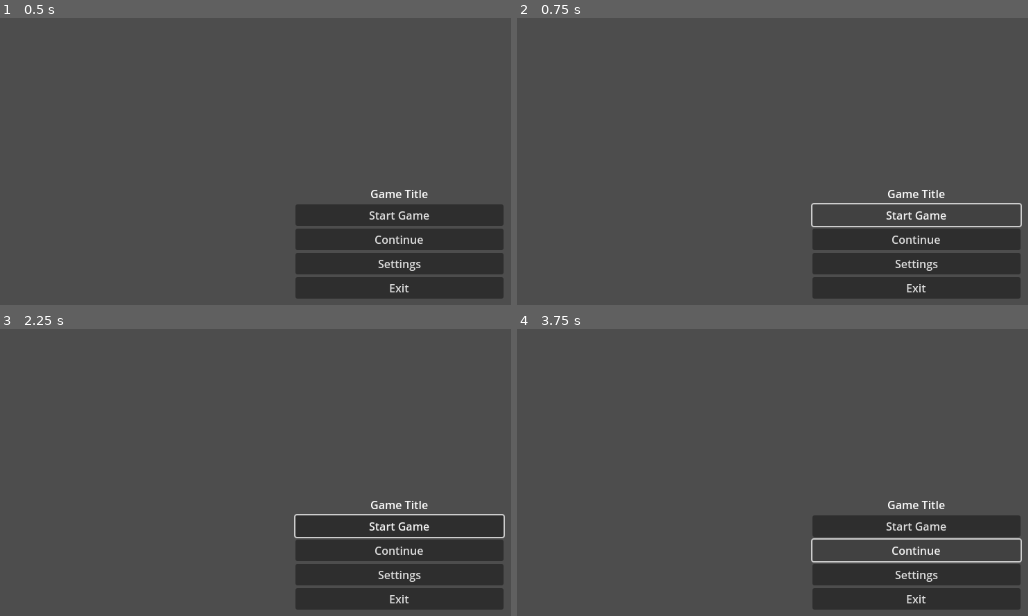
Above: before the commit, frames 1-4 (two rows, left to right).
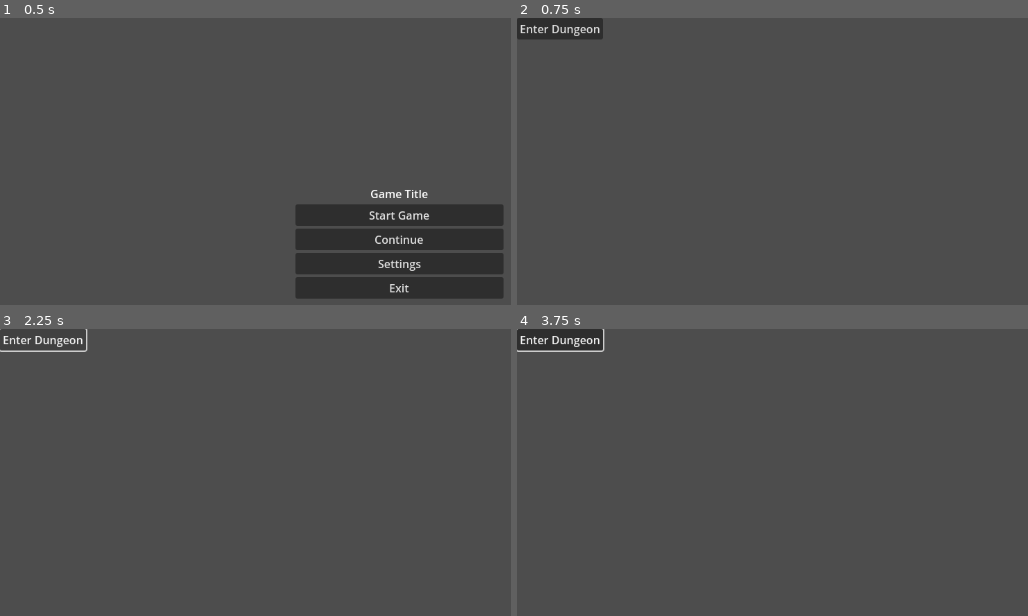
Above: after the commit, the same moments.

Repository: sxfoster/auto-battler
Game: Godot game, scene res://scenes/MainMenu.tscn
Same seed, same stepped clock (60 frames per second), same inputs: the game is played once before the commit and once after it.
Inputs (mouse positions are in pixels of both pictures, inside the frame that each line leads up to):
- Up to frame 1 (0.5 s): no input
- Up to frame 2 (0.75 s): click "Start Game" at 0.5 s
- Up to frame 3 (2.25 s): click (398, 527) at 1.25 s, where only the run before the commit has a clickable "Start Game"; click (40, 340) at 2 s, where only the run after the commit has a clickable "Enter Dungeon"
- Up to frame 4 (3.75 s): click (557, 340) at 2.75 s, where only the run after the commit has a clickable "Enter Dungeon"; click (915, 549) at 3.5 s, where only the run before the commit has a clickable "Continue"

Frame 1 is identical in both runs. In frame 2, 11% of the frame differs, in the area x 0-99%, y 0-98%; in frame 3, 12%; in frame 4, 11%.

Commit message:
Connect start button to preparation scene

Diff:
--- a/auto-battler/scenes/MainMenu.tscn
+++ b/auto-battler/scenes/MainMenu.tscn
@@ -34,7 +34,6 @@
 [node name="ExitButton" type="Button" parent="VBox"]
 text = "Exit"
 
-[connection signal="pressed" from="VBox/StartButton" to="." method="_on_start_button_pressed"]
 [connection signal="pressed" from="VBox/ContinueButton" to="." method="_on_continue_button_pressed"]
 [connection signal="pressed" from="VBox/SettingsButton" to="." method="_on_settings_button_pressed"]
 [connection signal="pressed" from="VBox/ExitButton" to="." method="_on_exit_button_pressed"]
--- a/auto-battler/scripts/ui/MainMenu.gd
+++ b/auto-battler/scripts/ui/MainMenu.gd
@@ -13,19 +13,17 @@
 @export var settings_button_path: NodePath = NodePath("VBox/SettingsButton")
 @export var exit_button_path: NodePath = NodePath("VBox/ExitButton")
 
-@onready var _start_button: Button = get_node(start_button_path)
+@onready var start_button: Button = get_node(start_button_path)
 @onready var _continue_button: Button = get_node(continue_button_path)
 @onready var _settings_button: Button = get_node(settings_button_path)
 @onready var _exit_button: Button = get_node(exit_button_path)
 
 func _ready() -> void:
-    # Placeholder for any setup logic. Buttons are connected in the scene file.
-    pass
+    if is_instance_valid(start_button):
+        start_button.pressed.connect(_on_StartButton_pressed)
 
-func _on_start_button_pressed() -> void:
-    print("Start Game button pressed")
-    emit_signal("start_game")
-    # GameManager or another controller should handle the actual scene change.
+func _on_StartButton_pressed() -> void:
+    get_tree().change_scene_to_file("res://scenes/PreparationScene.tscn")
 
 func _on_continue_button_pressed() -> void:
     print("Continue button pressed")
